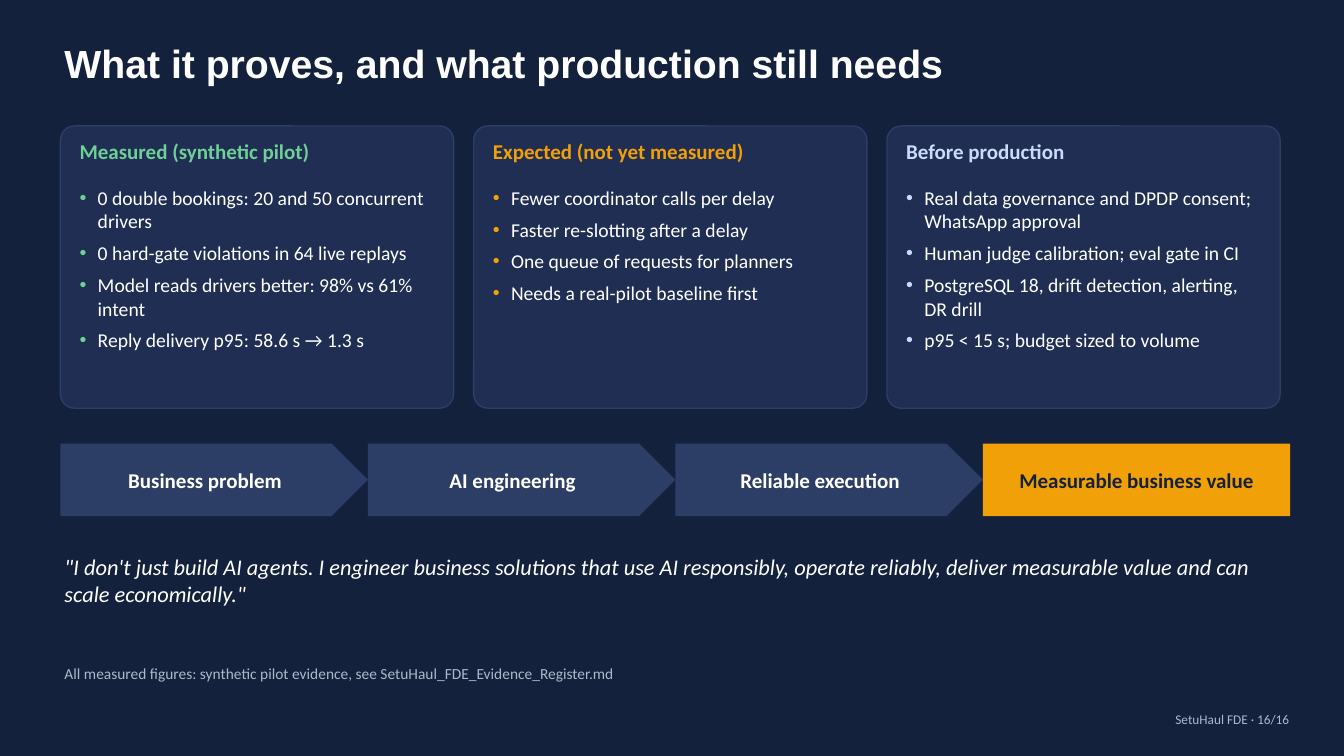
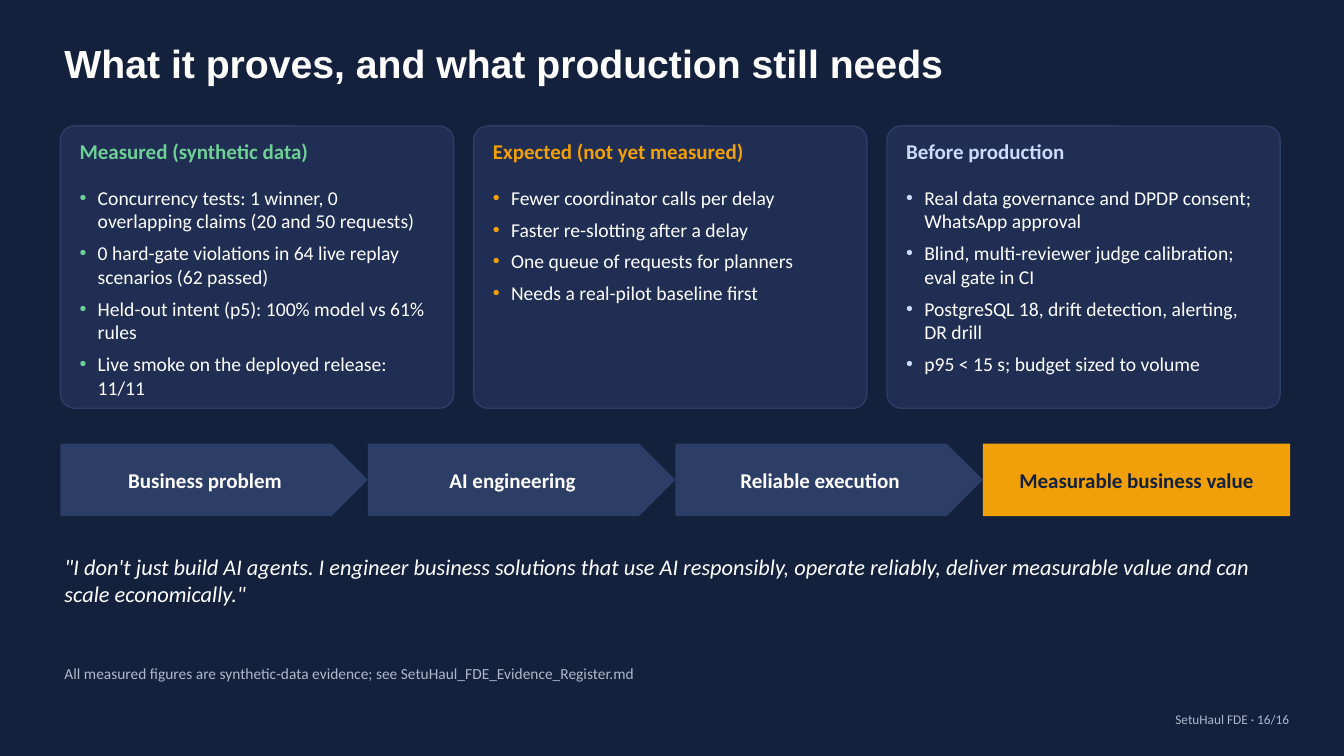
Before and after one commit to amolam/setuhaul-logistics, a slide deck: slide 16 of artifacts/fde-demo/SetuHaul_FDE_Demo.pptx. Drawn at 1344x756 pixels with LibreOffice and Linux fonts; fonts in the diff are those of the drawing. Boxes give left, top, right and bottom in pixels: in the first picture for what was removed or moved away, otherwise in the second. Text is boxed around its words. In the diff, an @@ line names an element or a change of style, - is before the commit and + after.

```diff
--- a/artifacts/fde-demo/SetuHaul_FDE_Demo.pptx
+++ b/artifacts/fde-demo/SetuHaul_FDE_Demo.pptx
@@ text at <box>80,143,308,163</box>: text changed @@
-Measured (synthetic pilot)
+Measured (synthetic data)
@@ text at <box>98,191,424,396</box>: text changed @@
-• 0 double bookings: 20 and 50 concurrent drivers
-• 0 hard-gate violations in 64 live replays
-• Model reads drivers better: 98% vs 61% intent
-• Reply delivery p95: 58.6 s → 1.3 s
+• Concurrency tests: 1 winner, 0 overlapping claims (20 and 50 requests)
+• 0 hard-gate violations in 64 live replay scenarios (62 passed)
+• Held-out intent (p5): 100% model vs 61% rules
+• Live smoke on the deployed release: 11/11
@@ text at <box>924,246,1233,288</box>: text changed @@
-• Human judge calibration; eval gate in CI
+• Blind, multi-reviewer judge calibration; eval gate in CI
@@ text at <box>64,668,634,682</box>: text changed @@
-All measured figures: synthetic pilot evidence, see SetuHaul_FDE_Evidence_Register.md
+All measured figures are synthetic-data evidence; see SetuHaul_FDE_Evidence_Register.md
```
Also in this commit, not shown: 11 other slides changed, 22 other files.
